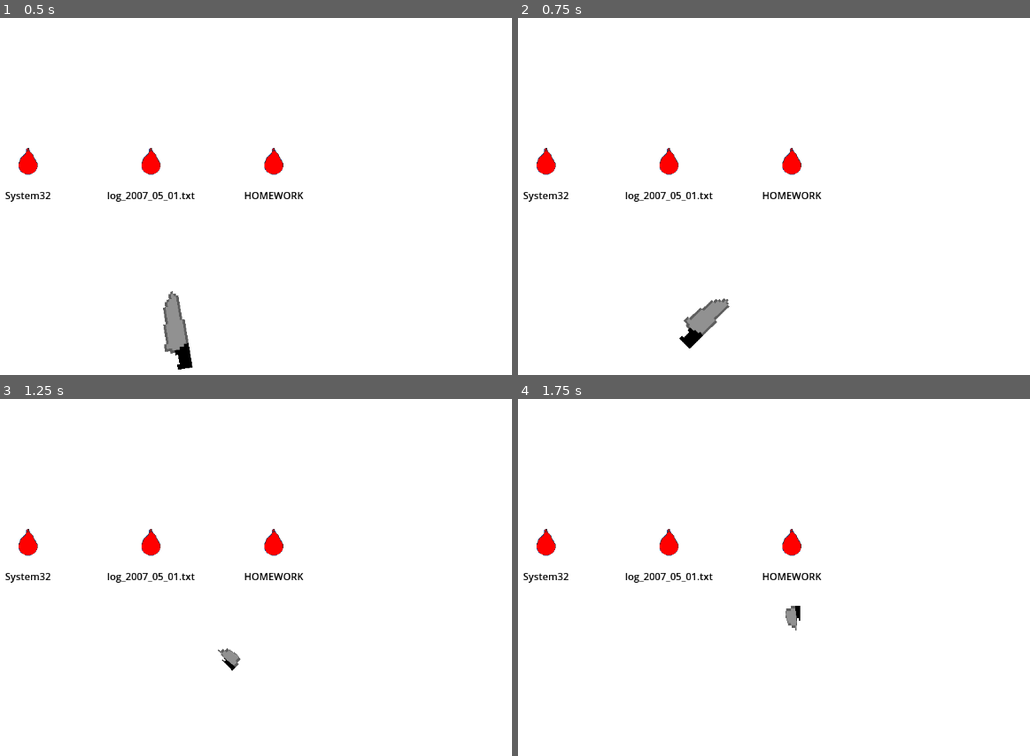
Above: before the commit, frames 1-4 (two rows, left to right).
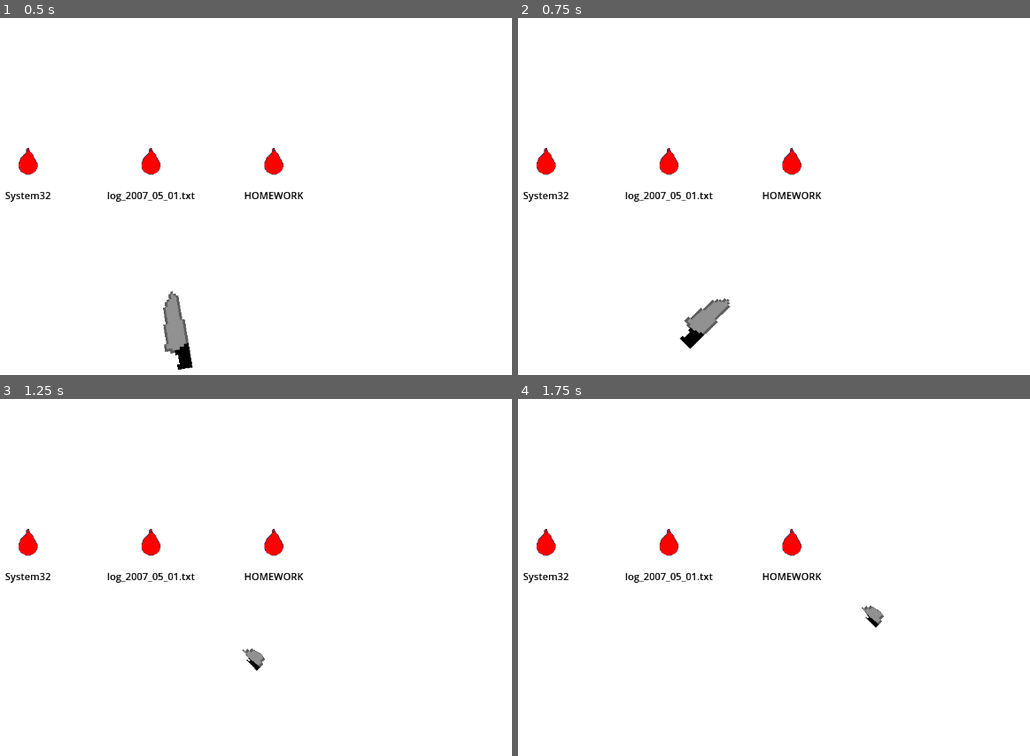
Above: after the commit, the same moments.

Repository: strawberry-p/trashian-roulette
Game: Godot game, scene res://main_scene.tscn
Two runs of this game, one before a commit and one after it. Both use one fixed random seed, a clock stepped at 60 frames per second and the inputs below. This scene is started directly instead of the project's main scene.
Inputs (mouse positions are in pixels of both pictures, inside the frame that each line leads up to):
- Up to frame 1 (0.5 s): no input
- Up to frame 2 (0.75 s): tap Enter at 0.5 s; move the mouse to (830, 196) at 0.52 s; click (830, 196) at 0.6 s
- Up to frame 3 (1.25 s): no input
- Up to frame 4 (1.75 s): move the mouse to (533, 616) at 1.27 s; click (533, 616) at 1.35 s

Frame 1 is identical in both runs. In frame 2, 0.1% of the frame differs, in the area x 31-42%, y 78-93%; in frame 3, 0.3%, in the area x 42-52%, y 69-77%; in frame 4, 0.3%.

Commit message:
Add artificial wind

Diff:
--- a/scripts/knife.gd
+++ b/scripts/knife.gd
@@ -5,6 +5,8 @@
 var move = false;
 var dir: Vector2
 var initialPos: Vector2
+var pixels = 0.0
+
 
 func _ready() -> void:
 	initialPos = position
@@ -15,12 +17,27 @@
 	move = false
 	show()
 
+func modulo(a, b):
+	if(a < b):
+		return a
+	if(a > b):
+		while(a > b):
+			a -= b
+		return a
+
 func _physics_process(delta: float) -> void:
 	if(move):
 		move_and_collide(dir * speed * delta)
+		position.x += pixels
+		if(modulo(abs(rotation_degrees), 360) < 90):
+			pixels += .06
+		else:
+			pixels += -.06
 		if scale.x > 0.2:
 			scale.x -= 0.03
-	look_at(get_global_mouse_position());
+	if(!move):
+		look_at(get_global_mouse_position());
 	if(!move && Input.is_action_just_pressed("Click")):
+		pixels = 0.0
 		dir = position.direction_to(get_global_mouse_position()).normalized()
 		move = true
Not shown: 1 places in main_scene.tscn that only renumber resources
